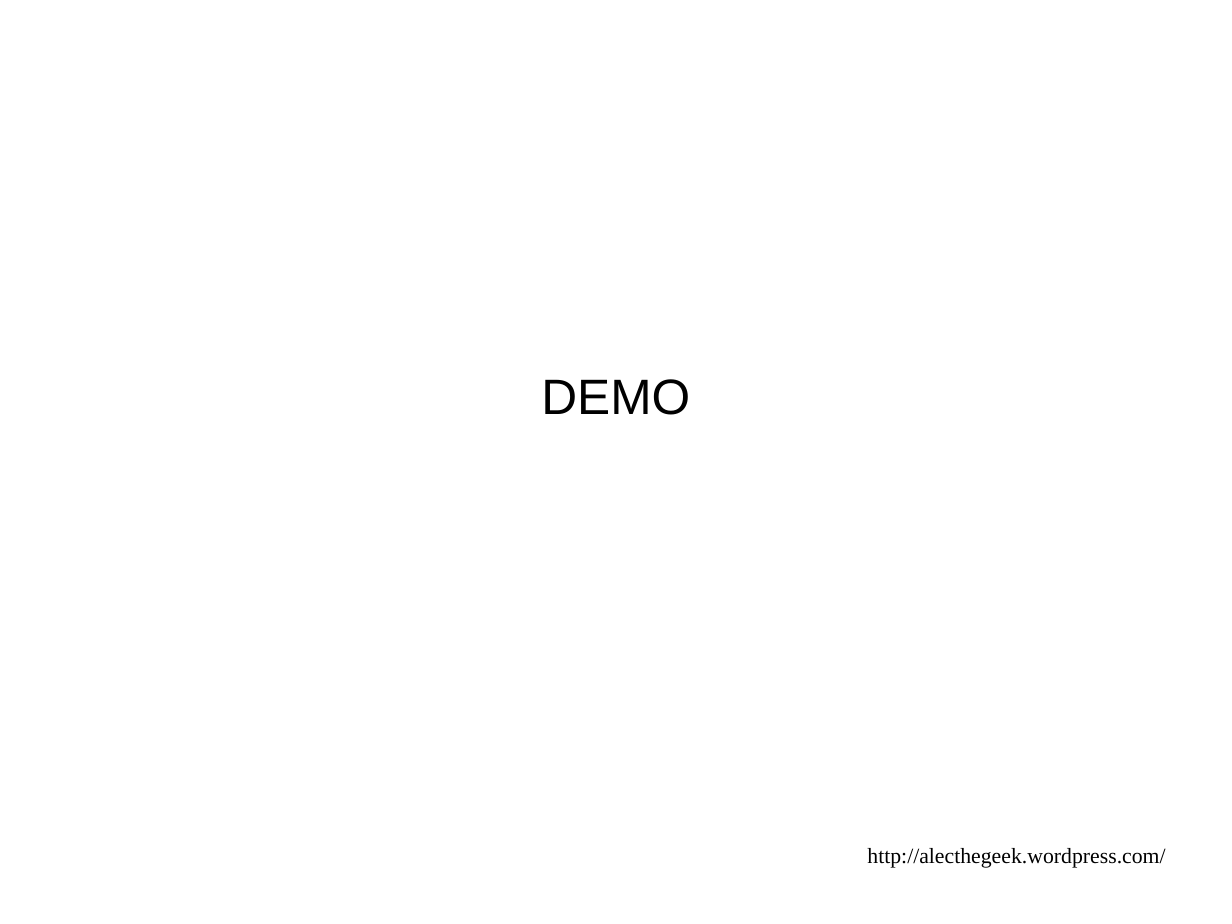
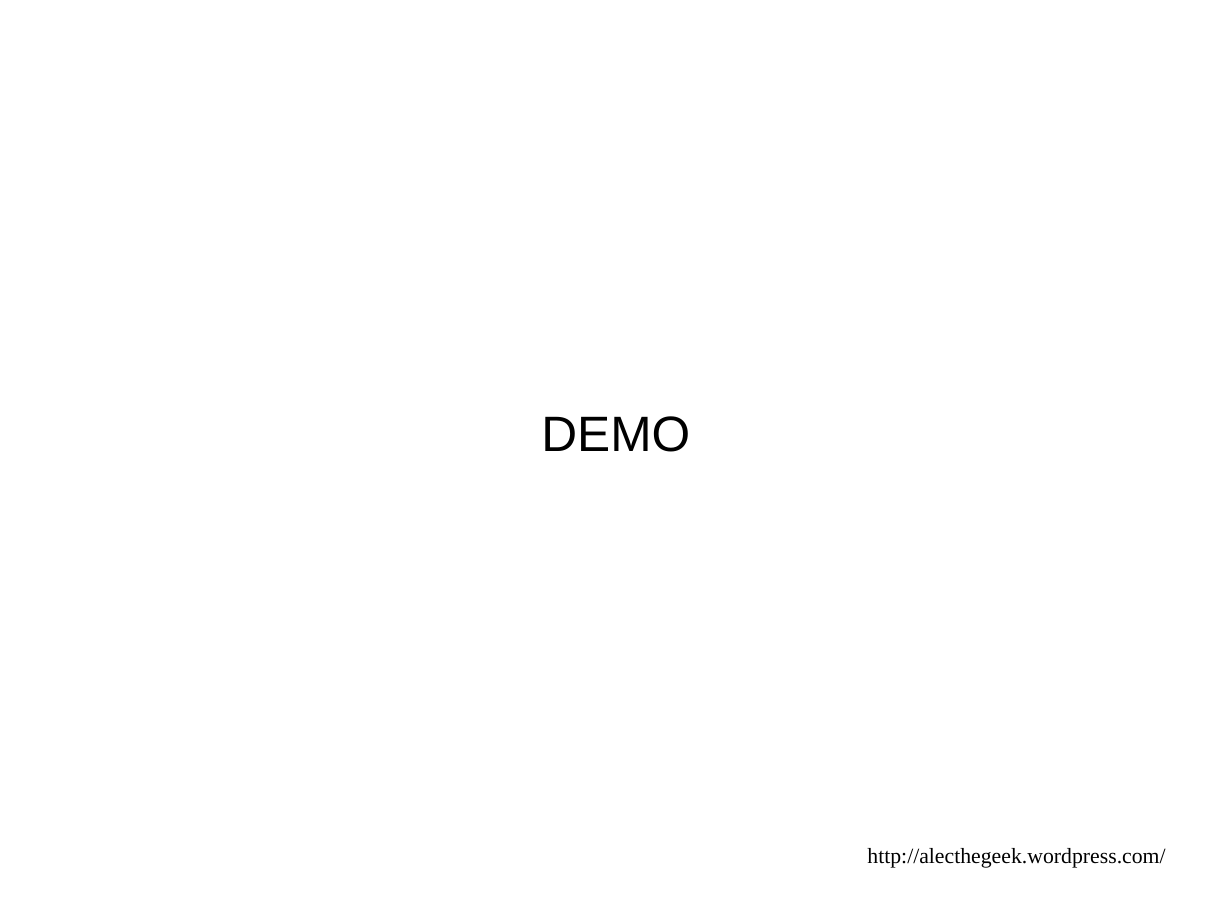
Before and after one commit to alecthegeek/gitbuilding, a slide deck: slide 29 of DevOpsDownUnderPresentation.odp. Drawn at 1232x924 pixels with LibreOffice and Linux fonts; fonts in the diff are those of the drawing. Boxes give left, top, right and bottom in pixels: in the first picture for what was removed or moved away, otherwise in the second. Text is boxed around its words. In the diff, an @@ line names an element or a change of style, - is before the commit and + after.

```diff
--- a/DevOpsDownUnderPresentation.odp
+++ b/DevOpsDownUnderPresentation.odp
@@ subtitle "DEMO": place and size @@
-subtitle "DEMO" at [541,379,690,415]
+subtitle "DEMO" at [541,416,690,452]
```
Also in this commit, not shown: 5 other slides changed, 2 other files.
